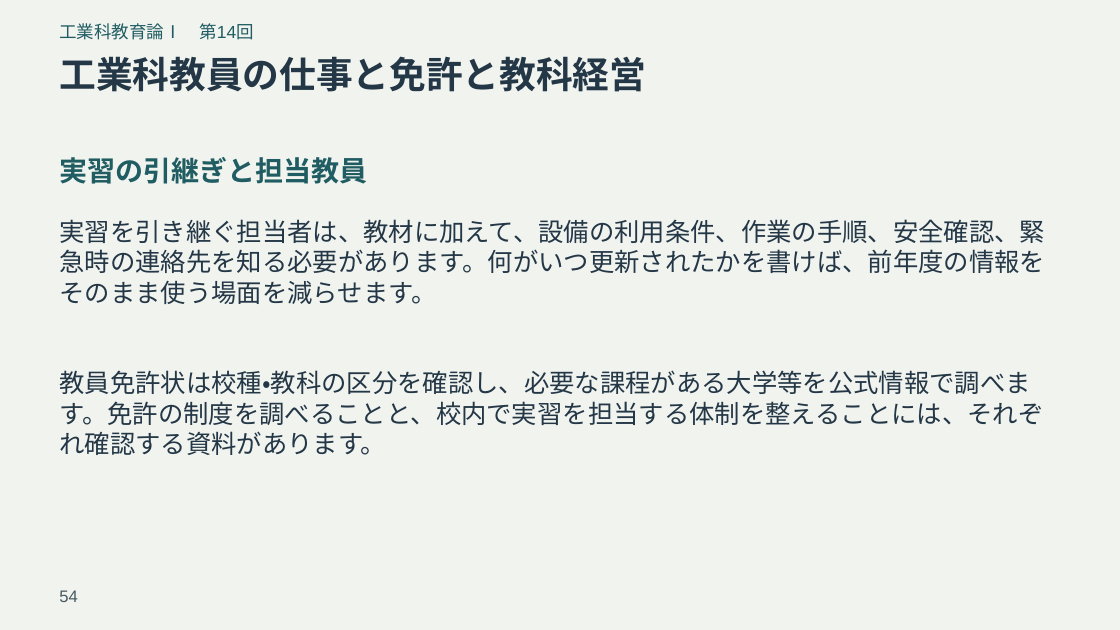
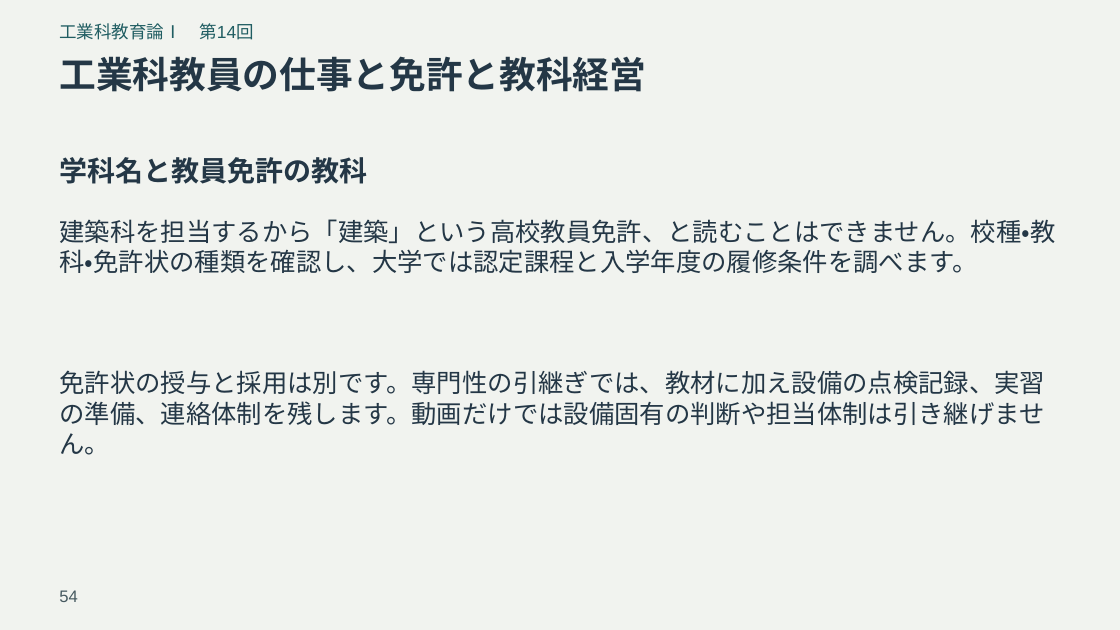
Before and after one commit to zooc-14calbp/industrial-education-i, a slide deck: slide 54 of reorganized/20261105/expanded/slides.pptx. Drawn at 1120x630 pixels with LibreOffice and Linux fonts; fonts in the diff are those of the drawing. Boxes give left, top, right and bottom in pixels: in the first picture for what was removed or moved away, otherwise in the second. Text is boxed around its words. In the diff, an @@ line names an element or a change of style, - is before the commit and + after.

```diff
--- a/reorganized/20261105/expanded/slides.pptx
+++ b/reorganized/20261105/expanded/slides.pptx
@@ text at <box>59,157,367,184</box>: text changed; text colour #205D62 to #243746 @@
-実習の引継ぎと担当教員
+学科名と教員免許の教科
@@ text at <box>59,219,1055,273</box>: text changed @@
-実習を引き継ぐ担当者は、教材に加えて、設備の利用条件、作業の手順、安全確認、緊急時の連絡先を知る必要があります。何がいつ更新されたかを書けば、前年度の情報をそのまま使う場面を減らせます。
+建築科を担当するから「建築」という高校教員免許、と読むことはできません。校種・教科・免許状の種類を確認し、大学では認定課程と入学年度の履修条件を調べます。
@@ text at <box>59,370,1045,455</box>: text changed @@
-教員免許状は校種・教科の区分を確認し、必要な課程がある大学等を公式情報で調べます。免許の制度を調べることと、校内で実習を担当する体制を整えることには、それぞれ確認する資料があります。
+免許状の授与と採用は別です。専門性の引継ぎでは、教材に加え設備の点検記録、実習の準備、連絡体制を残します。動画だけでは設備固有の判断や担当体制は引き継げません。
```
Also in this commit, not shown: 47 other slides changed, 10 other files.
